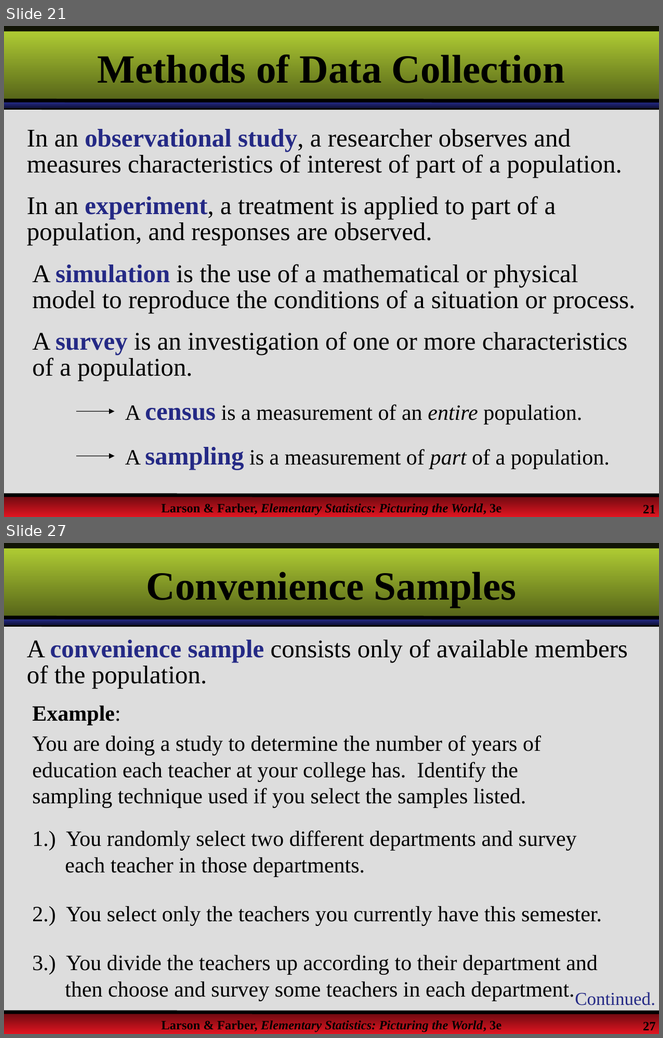
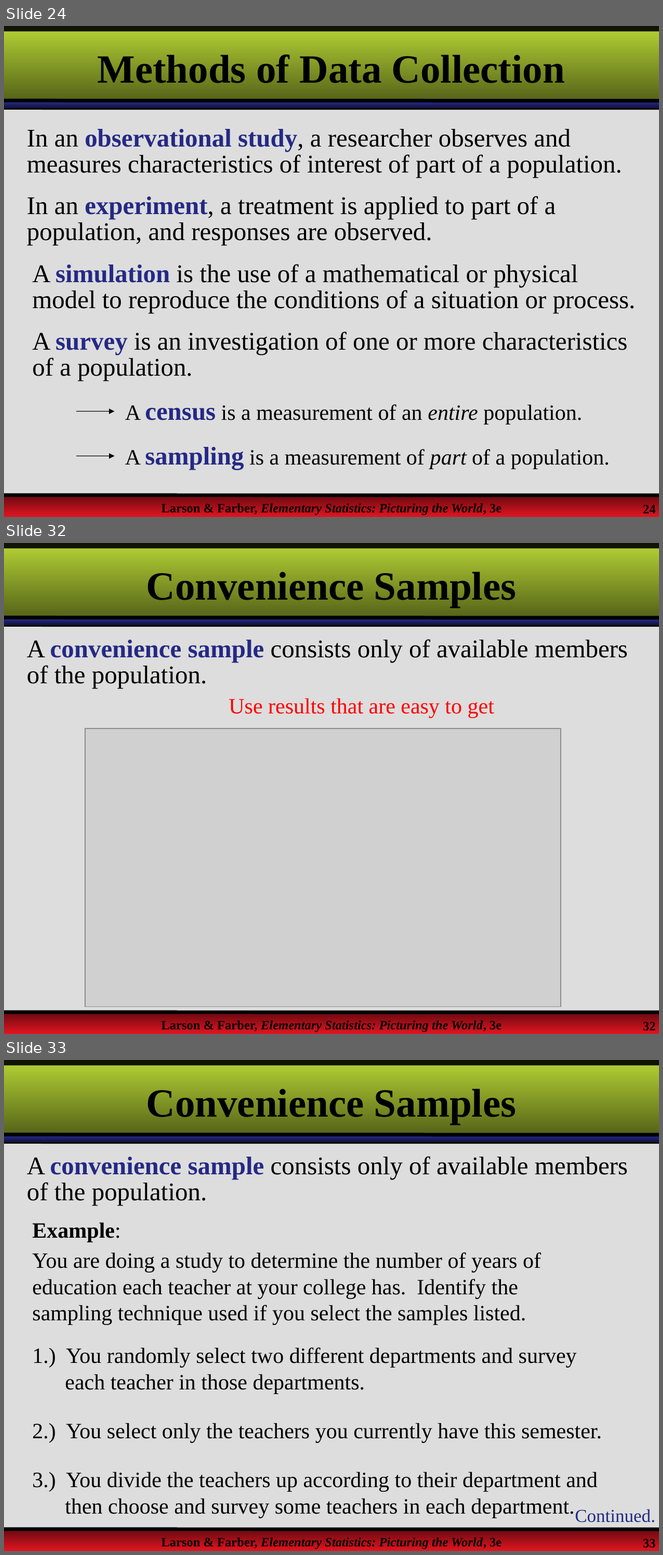
Before and after one commit to MMabaso/Quantitative-Techniques-Lecture, a slide deck: QTS105D/Lecture1.pptx. Shown one above the other, each under a label of ours: slides 21 and 27 before the commit, slides 24, 32 and 33 after it; the slides between them are not shown. The pictures are 663x1038 and 663x1555 pixels, drawn with LibreOffice and Linux fonts; fonts in the diff are those of the drawing; grey boxes stand for pictures; background and template pictures are left out. Boxes give left, top, right and bottom in pixels: in the first picture for what was removed or moved away, otherwise in the second. Text is boxed around its words. In the diff, an @@ line names an element or a change of style, - is before the commit and + after.

```diff
--- a/QTS105D/Lecture1.pptx
+++ b/QTS105D/Lecture1.pptx
@@ slide 32 added at (4, 543, 659, 1034), background picture (left out); not listed: 9 template elements that a slide beside it also shows @@
@@ title added at (146, 568, 517, 607), 44 pt, text #000000, bold @@
+Convenience Samples
@@ text added at (27, 639, 628, 689), 28 pt, text #000000 @@
+A convenience sample consists only of available members of the population.
@@ text added at (229, 698, 494, 718), 24 pt, text #FF0000 @@
+Use results that are easy to get
@@ picture added at (85, 729, 561, 1007) @@
@@ what was slide 21 is now slide 24 @@
@@ page number at (643, 505, 656, 516): text changed @@
-21
+24
@@ what was slide 27 is now slide 33 @@
@@ page number at (643, 1539, 656, 1550): text changed @@
-27
+33
```
Also in this commit, not shown: 10 slides changed, 8 other slides added, 2 slides removed.
